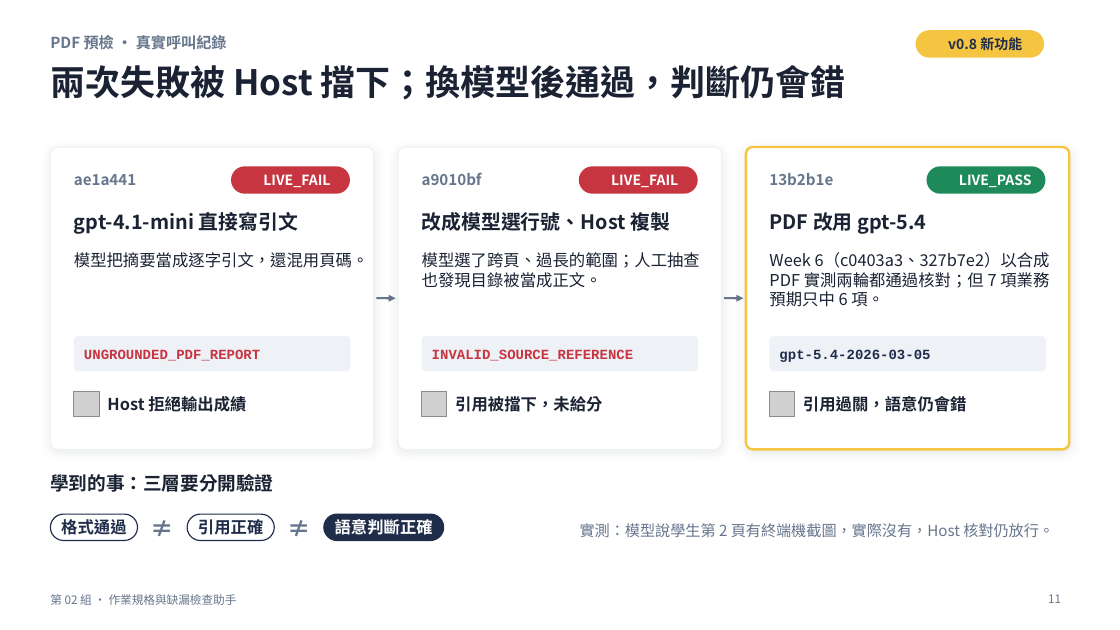
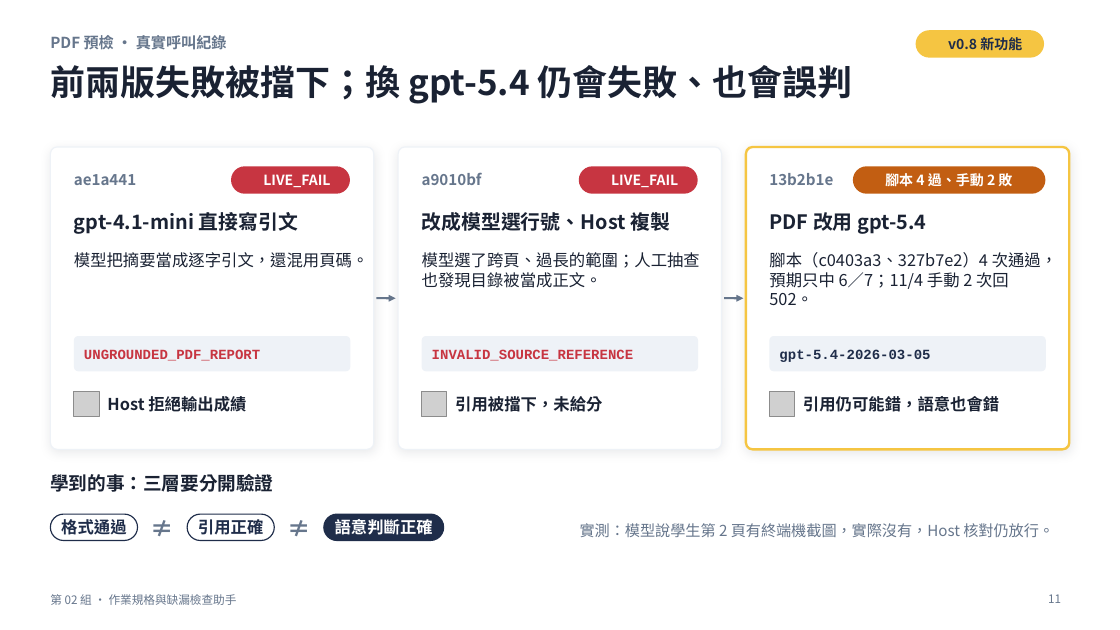
Before and after one commit to yoyo6108876/nutn-agent-2026f-team2-campus-life, a slide deck: slide 11 of reports/phase-review-v2/phase-review-v2.pptx. Drawn at 1120x630 pixels with LibreOffice and Linux fonts; fonts in the diff are those of the drawing; grey boxes stand for pictures; background and template pictures are left out. Boxes give left, top, right and bottom in pixels: in the first picture for what was removed or moved away, otherwise in the second. Text is boxed around its words. In the diff, an @@ line names an element or a change of style, - is before the commit and + after.

```diff
--- a/reports/phase-review-v2/phase-review-v2.pptx
+++ b/reports/phase-review-v2/phase-review-v2.pptx
@@ title at <box>50,65,853,104</box>: text changed @@
-兩次失敗被 Host 擋下；換模型後通過，判斷仍會錯
+前兩版失敗被擋下；換 gpt-5.4 仍會失敗、也會誤判
@@ rounded rectangle: place and size @@
-rounded rectangle at <box>927,166,1046,194</box>
+rounded rectangle at <box>853,166,1045,194</box>
@@ rounded rectangle at <box>853,166,1045,194</box>: fill #1E8A5A to #C25E12 @@
@@ text at <box>885,171,1012,189</box>: text changed @@
-LIVE_PASS
+腳本 4 過、手動 2 敗
@@ text at <box>769,252,1057,305</box>: text changed @@
-Week 6（c0403a3、327b7e2）以合成 PDF 實測兩輪都通過核對；但 7 項業務預期只中 6 項。
+腳本（c0403a3、327b7e2）4 次通過，預期只中 6／7；11/4 手動 2 次回 502。
@@ text at <box>803,396,999,412</box>: text changed @@
-引用過關，語意仍會錯
+引用仍可能錯，語意也會錯
```
Also in this commit, not shown: 7 other slides changed, 11 other files.
